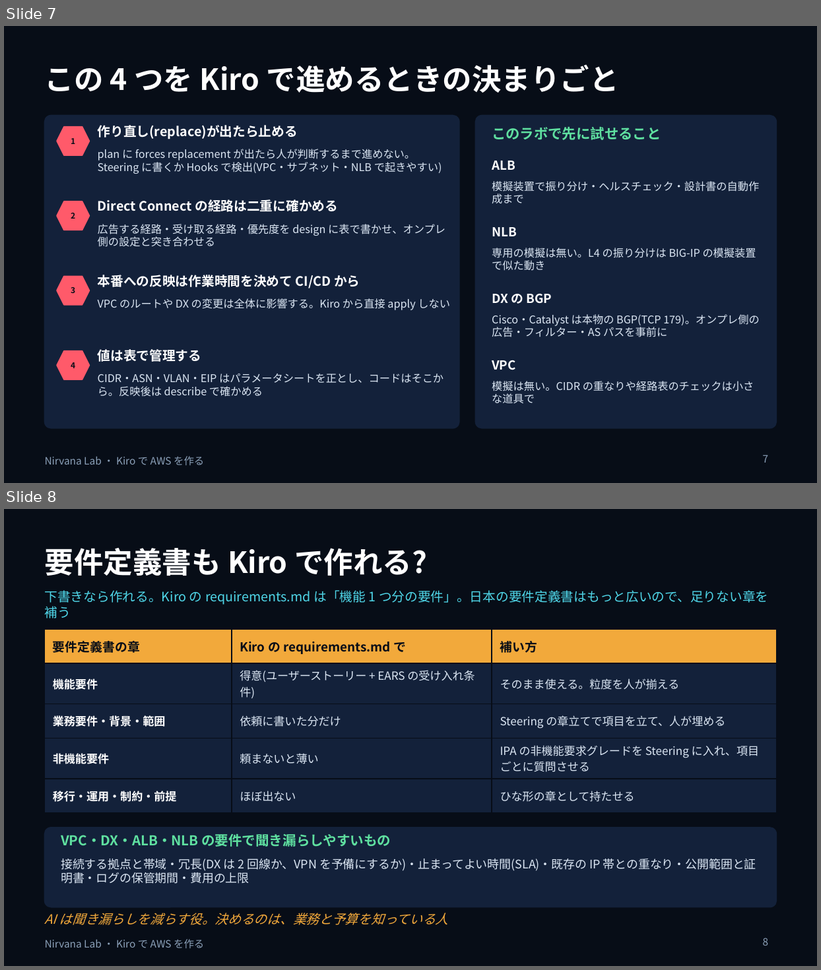
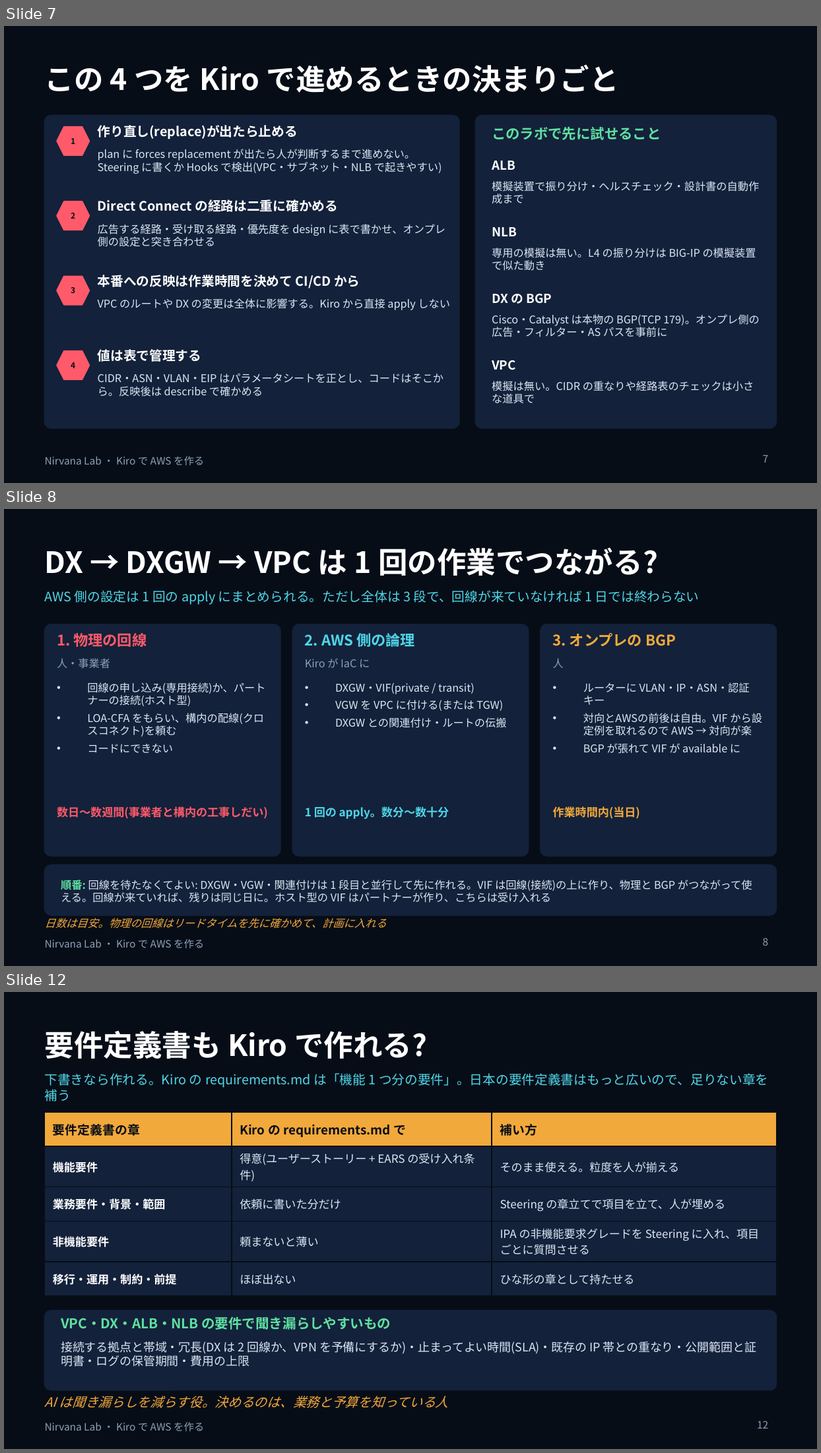
Before and after one commit to w-index-m/nirvana-lab, a slide deck: docs/ai-driven-dev-kiro.pptx. Shown one above the other, each under a label of ours: slides 7 and 8 before the commit, slides 7, 8 and 12 after it; the slides between them are not shown. The pictures are 821x970 and 821x1453 pixels, drawn with LibreOffice and Linux fonts; fonts in the diff are those of the drawing. Boxes give left, top, right and bottom in pixels: in the first picture for what was removed or moved away, otherwise in the second. Text is boxed around its words. In the diff, an @@ line names an element or a change of style, - is before the commit and + after.

```diff
--- a/docs/ai-driven-dev-kiro.pptx
+++ b/docs/ai-driven-dev-kiro.pptx
@@ slide 8 added at [4, 509, 817, 966], background #070D17; not listed: 1 template element that a slide beside it also shows @@
@@ title added at [45, 547, 658, 576], 26 pt, text #FFFFFF, bold @@
+DX → DXGW → VPC は 1 回の作業でつながる?
@@ text added at [45, 590, 700, 605], 11.5 pt, text #4FD6E8 @@
+AWS 側の設定は 1 回の apply にまとめられる。ただし全体は 3 段で、回線が来ていなければ 1 日では終わらない
@@ rounded rectangle added at [45, 625, 281, 856], fill #13213A, outline #13213A 1 pt @@
@@ rounded rectangle added at [292, 625, 529, 856], fill #13213A, outline #13213A 1 pt @@
@@ rounded rectangle added at [541, 625, 776, 856], fill #13213A, outline #13213A 1 pt @@
@@ text added at [57, 633, 147, 647], 13 pt, text #FF5A6A, bold @@
+1. 物理の回線
@@ text added at [305, 633, 415, 647], 13 pt, text #4FD6E8, bold @@
+2. AWS 側の論理
@@ text added at [553, 633, 676, 646], 13 pt, text #F2A93B, bold @@
+3. オンプレの BGP
@@ text added at [57, 658, 110, 669], 9.5 pt, text #8BA0B8 @@
+人・事業者
@@ text added at [305, 658, 370, 668], 9.5 pt, text #8BA0B8 @@
+Kiro が IaC に
@@ text added at [553, 658, 564, 668], 9.5 pt, text #8BA0B8 @@
+人
@@ text added at [87, 683, 265, 753], 9.5 pt, text #DBE6F3 @@
+• 回線の申し込み(専用接続)か、パートナーの接続(ホスト型)
+• LOA-CFA をもらい、構内の配線(クロスコネクト)を頼む
+• コードにできない
@@ text added at [335, 683, 507, 728], 9.5 pt, text #DBE6F3 @@
+• DXGW・VIF(private / transit)
+• VGW を VPC に付ける(または TGW)
+• DXGW との関連付け・ルートの伝搬
@@ text added at [583, 683, 762, 754], 9.5 pt, text #DBE6F3 @@
+• ルーターに VLAN・IP・ASN・認証キー
+• 対向とAWSの前後は自由。VIF から設定例を取れるので AWS → 対向が楽
+• BGP が張れて VIF が available に
@@ text added at [57, 807, 268, 819], 10 pt, text #FF5A6A, bold @@
+数日〜数週間(事業者と構内の工事しだい)
@@ text added at [305, 807, 450, 819], 10 pt, text #4FD6E8, bold @@
+1 回の apply。数分〜数十分
@@ text added at [553, 807, 640, 819], 10 pt, text #F2A93B, bold @@
+作業時間内(当日)
@@ rounded rectangle added at [45, 865, 776, 916], fill #13213A, outline #13213A 1 pt @@
@@ text added at [61, 880, 752, 903], 9.5 pt, text #DBE6F3 @@
+順番: 回線を待たなくてよい: DXGW・VGW・関連付けは 1 段目と並行して先に作れる。VIF は回線(接続)の上に作り、物理と BGP がつながって使える。回線が来ていれば、残りは同じ日に。ホスト型の VIF はパートナーが作り、こちらは受け入れる
@@ text added at [45, 918, 387, 929], 9.5 pt, text #F2A93B, italic @@
+日数は目安。物理の回線はリードタイムを先に確かめて、計画に入れる
@@ page number added at [763, 938, 769, 946], 9 pt, text #8BA0B8 @@
+8
@@ what was slide 8 is now slide 12 @@
@@ page number at [757, 1421, 768, 1429]: text changed @@
-8
+12
```
Also in this commit, not shown: 3 other slides added, 5 other files.
